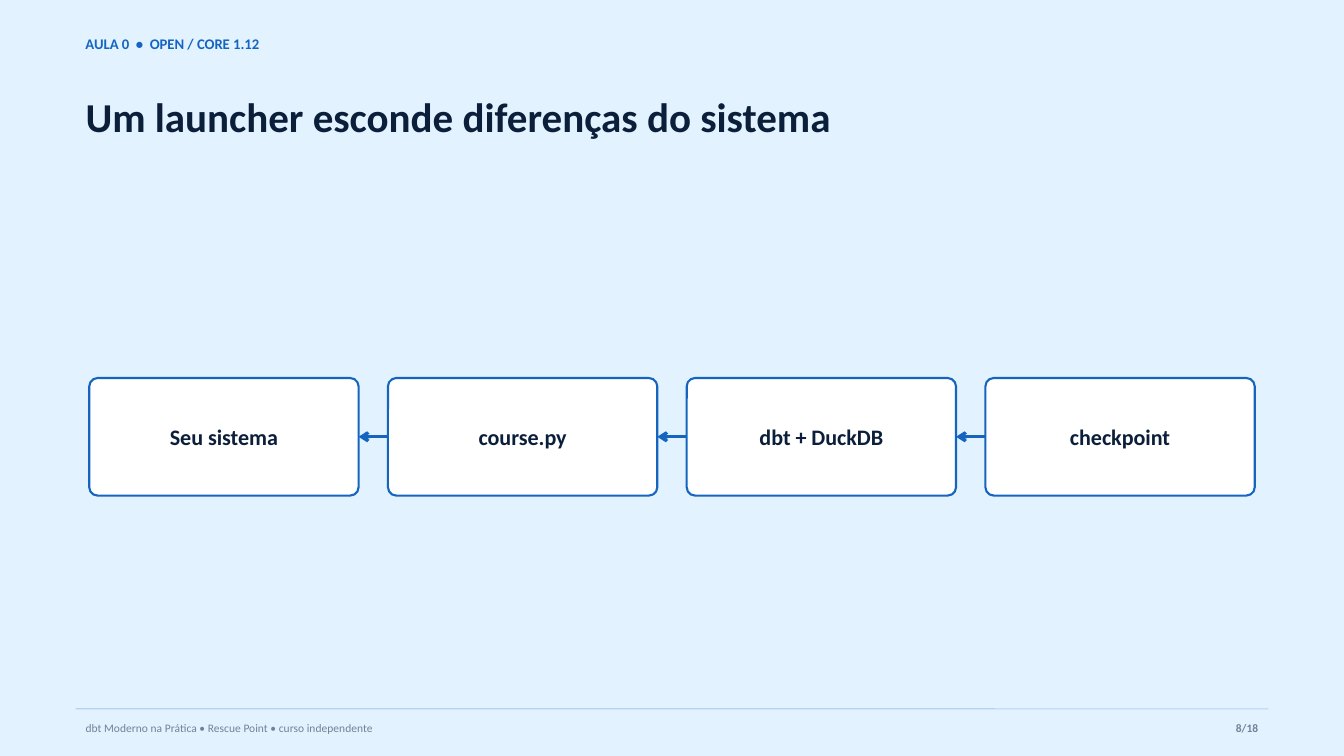
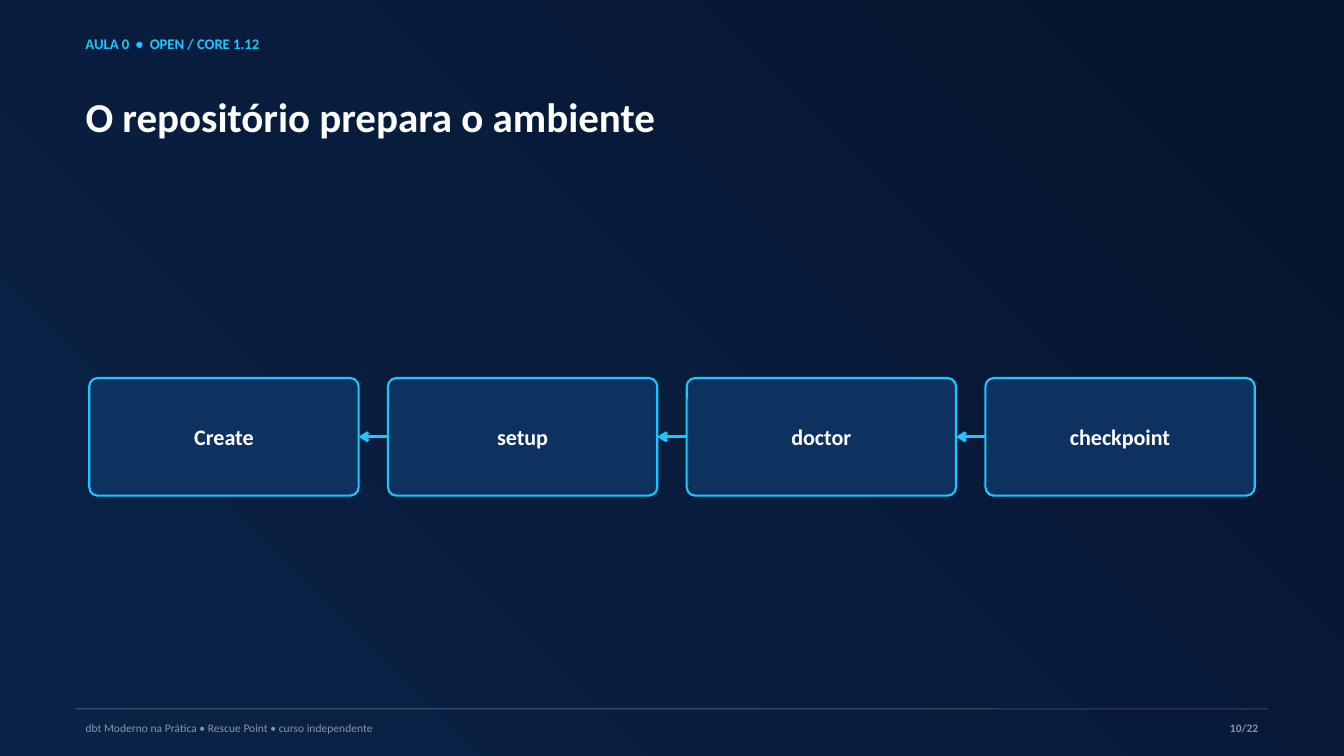
Before and after one commit to AnselmoBorges/dbt-moderno-na-pratica, a slide deck: slide 10 of assets/decks/aula-00-ambiente.pptx (slide 8 before the commit). Drawn at 1344x756 pixels with LibreOffice and Linux fonts; fonts in the diff are those of the drawing. Boxes give left, top, right and bottom in pixels: in the first picture for what was removed or moved away, otherwise in the second. Text is boxed around its words. In the diff, an @@ line names an element or a change of style, - is before the commit and + after.

Commit message:
feat: recomenda Codespaces na aula zero

```diff
--- a/assets/decks/aula-00-ambiente.pptx
+++ b/assets/decks/aula-00-ambiente.pptx
@@ background #E2F2FF to gradient #06142E to #0A2348 @@
@@ text "AULA 0 • OPEN / ..." at <box>85,39,259,49</box>: text colour #1565C0 to #1EC5FF @@
@@ text at <box>86,103,655,139</box>: text changed; text colour #0B1F3A to #FFFFFF @@
-Um launcher esconde diferenças do sistema
+O repositório prepara o ambiente
@@ fill #FFFFFF to #0D3260; outline #1565C0 1.5 pt to #1EC5FF 1.5 pt in 3 elements at <box>90,378,359,496</box>, <box>388,378,657,496</box>, <box>687,378,956,496</box> @@
@@ rounded rectangle "checkpoint" at <box>986,378,1255,496</box>: text colour #0B1F3A to #FFFFFF; fill #FFFFFF to #0D3260; outline #1565C0 1.5 pt to #1EC5FF 1.5 pt @@
@@ text in rounded rectangle at <box>194,430,253,445</box>: text changed; text colour #0B1F3A to #FFFFFF @@
-Seu sistema
+Create
@@ arrow (359, 437) - (388, 437): stroke #1565C0 2.25 pt to #1EC5FF 2.25 pt @@
@@ text in rounded rectangle at <box>497,431,548,449</box>: text changed; text colour #0B1F3A to #FFFFFF @@
-course.py
+setup
@@ arrow (657, 437) - (687, 437): stroke #1565C0 2.25 pt to #1EC5FF 2.25 pt @@
@@ text in rounded rectangle at <box>791,429,851,445</box>: text changed; text colour #0B1F3A to #FFFFFF @@
-dbt + DuckDB
+doctor
@@ arrow (956, 437) - (986, 437): stroke #1565C0 2.25 pt to #1EC5FF 2.25 pt @@
@@ text "dbt Moderno na Prática • ..." at <box>86,724,373,734</box>: text colour #0B1F3A at 53% opacity to #FFFFFF at 53% opacity @@
@@ line (76, 709) - (1268, 709): stroke #1565C0 0.75 pt to #FFFFFF 0.75 pt @@
@@ text at <box>1230,724,1258,732</box>: text changed; text colour #0B1F3A at 53% opacity to #FFFFFF at 53% opacity @@
-8/18
+10/22
```
Also in this commit, not shown: 16 other slides changed, 5 slides added, 1 slide removed, 22 other files.
